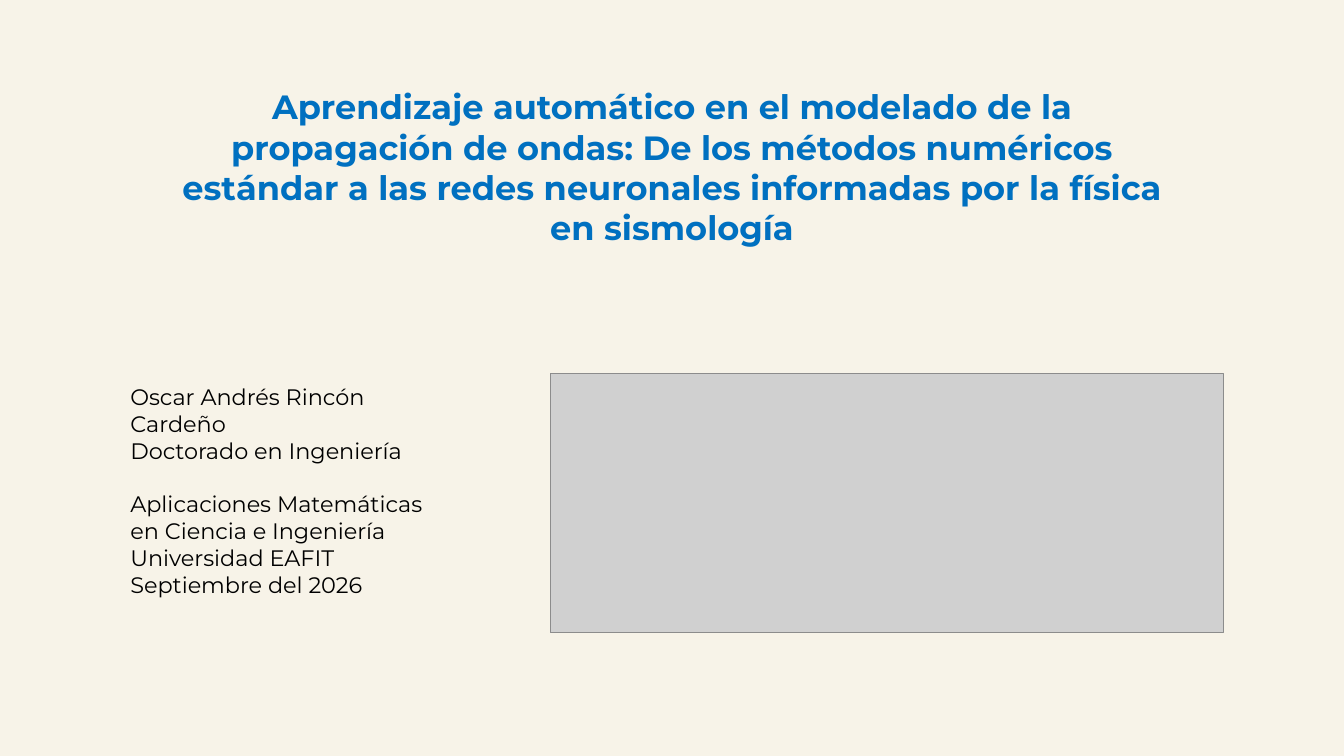
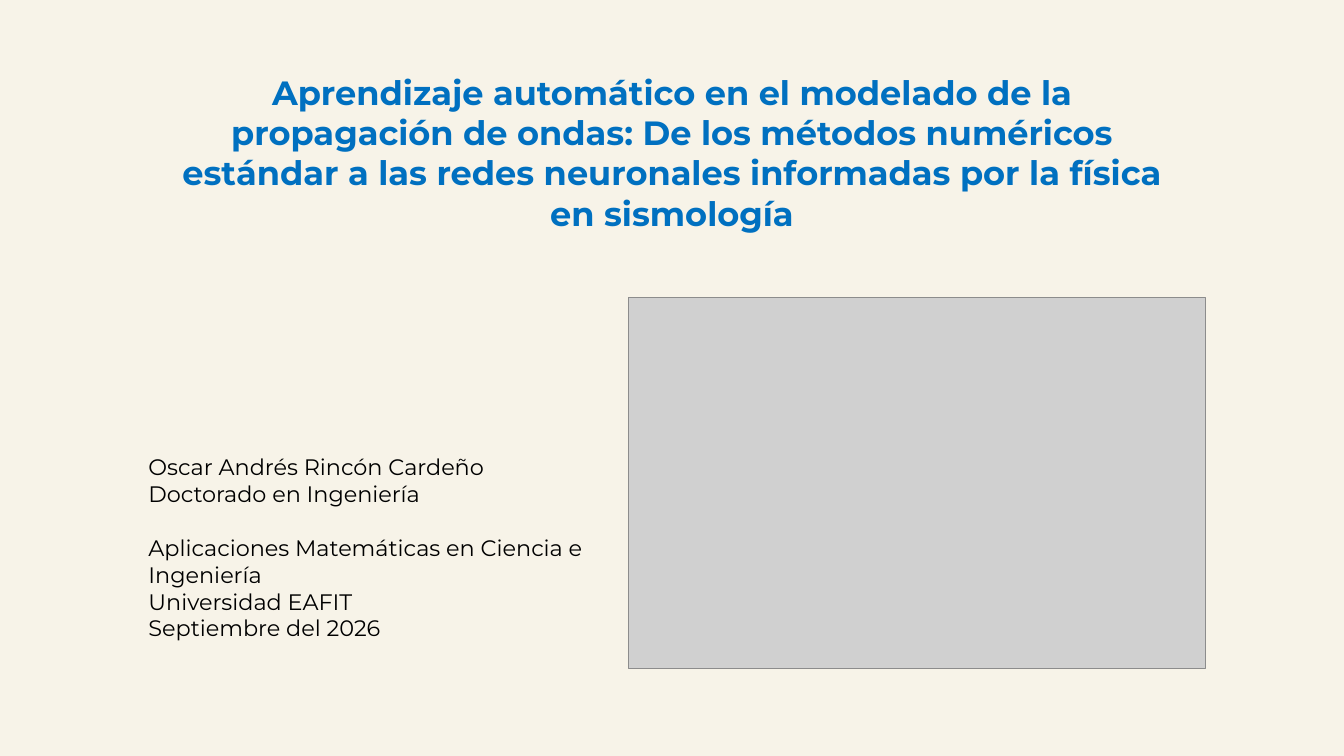
Before and after one commit to oscar-rincon/unbounded-domains, a slide deck: slide 1 of main/slides_es/resumen-trabajo-amci-4-09-2026.pptx. Drawn at 1344x756 pixels with LibreOffice and Linux fonts; fonts in the diff are those of the drawing; grey boxes stand for pictures. Boxes give left, top, right and bottom in pixels: in the first picture for what was removed or moved away, otherwise in the second. Text is boxed around its words. In the diff, an @@ line names an element or a change of style, - is before the commit and + after.

```diff
--- a/main/slides_es/resumen-trabajo-amci-4-09-2026.pptx
+++ b/main/slides_es/resumen-trabajo-amci-4-09-2026.pptx
@@ text "Aprendizaje automático en el modelado ...": place and size @@
-text "Aprendizaje automático en el modelado ..." at bbox=[182, 92, 1162, 247]
+text "Aprendizaje automático en el modelado ..." at bbox=[182, 78, 1162, 233]
@@ picture: place and size @@
-picture at bbox=[551, 374, 1224, 633]
+picture at bbox=[628, 297, 1206, 668]
@@ text "Oscar Andrés Rincón Cardeño" rewrapped from bbox=[130, 388, 422, 598] to bbox=[148, 458, 583, 641] @@
```
Also in this commit, not shown: 2 other files.
